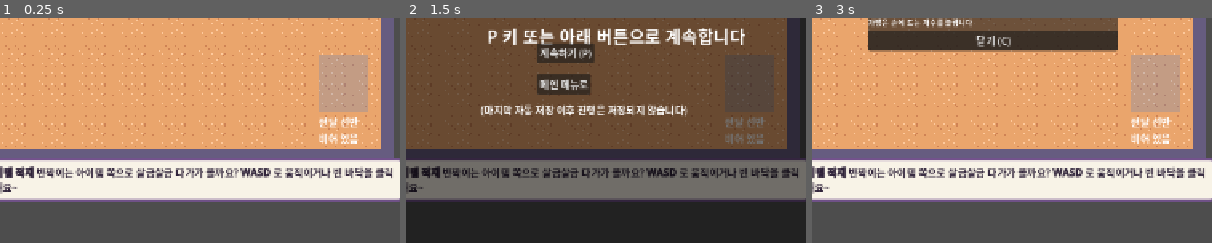
Above: before the commit, frames 1-3 (left to right).
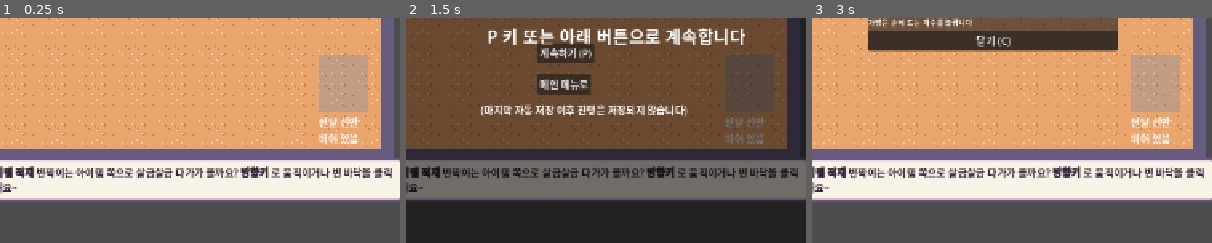
Above: after the commit, the same moments.

Repository: JaeyoungMyo/TheBetweenkeeper
Game: Godot game, scene res://scenes/storage/tutorial_storage.tscn
Same seed, same stepped clock (60 frames per second), same inputs: the game is played once before the commit and once after it. This scene is started directly instead of the project's main scene.
Inputs:
- Up to frame 1 (0.25 s): no input
- Up to frame 2 (1.5 s): click "일시정지 (P)" at 0.5 s; click "계속하기 (P)" at 1.25 s
- Up to frame 3 (3 s): click "계속하기 (P)" at 2 s; click "구매 (C)" at 2.75 s
The pictures show only the part of the screen within x 27-77%, y 50-100%; the shares and areas given below are measured in that part.

The runs differ from the first frame. In frame 1, 1.1% of the frame differs, in the area x 60-98%, y 65-72%; in frame 2, 0.8%; in frame 3, 1.1%.

Commit message:
WASD 이동키 삭제 (방향키만 이동)
Co-Authored-By: Claude Haiku 5.5 <noreply@anthropic.com>

Diff:
--- a/scripts/storage/player_controller.gd
+++ b/scripts/storage/player_controller.gd
@@ -83,13 +83,13 @@
 	return global_position + FEET_OFFSET
 
 
-## WASD 와 방향키, 상호작용 키 (E) 를 실행 시 등록 (project.godot 입력 맵 대신)
+## 방향키 (이동), 상호작용 키 (E) 를 실행 시 등록 (project.godot 입력 맵 대신)
 static func _ensure_actions() -> void:
 	var binds := {
-		"move_left": [KEY_A, KEY_LEFT],
-		"move_right": [KEY_D, KEY_RIGHT],
-		"move_up": [KEY_W, KEY_UP],
-		"move_down": [KEY_S, KEY_DOWN],
+		"move_left": [KEY_LEFT],
+		"move_right": [KEY_RIGHT],
+		"move_up": [KEY_UP],
+		"move_down": [KEY_DOWN],
 		"interact": [KEY_X],
 		"open_shelf": [KEY_E],
 		"shelf_up": [KEY_UP],
--- a/scripts/storage/tutorial_storage.gd
+++ b/scripts/storage/tutorial_storage.gd
@@ -131,7 +131,7 @@
 func _build_steps() -> Array:
 	var s := []
 	# 1. 아이템 적재
-	s.append({"text": "[b]1. 아이템 적재[/b] 반짝이는 아이템 쪽으로 살금살금 다가가 볼까요? [b]WASD[/b] 로 움직이거나 빈 바닥을 클릭하면 돼요~", "check": func() -> bool: return _near_any_item()})
+	s.append({"text": "[b]1. 아이템 적재[/b] 반짝이는 아이템 쪽으로 살금살금 다가가 볼까요? [b]방향키[/b] 로 움직이거나 빈 바닥을 클릭하면 돼요~", "check": func() -> bool: return _near_any_item()})
 	s.append({"text": "[b]1. 아이템 적재[/b] 좋아요! [b]X[/b] 키를 눌러서 아이템을 주워 볼까요?", "check": func() -> bool: return not ItemManager.carried_ids.is_empty()})
 	s.append({"text": "[b]1. 아이템 적재[/b] 잘했어요! 이제 저기 선반 [b]앞[/b] 으로 가 볼까요?", "check": func() -> bool: return _near_shelf0()})
 	s.append({"text": "[b]1. 아이템 적재[/b] 선반 앞에 도착했어요~ [b]E[/b] 키를 누르면 선반이 열려요!", "check": func() -> bool: return _ui != null and room_panel_visible()})
@@ -164,7 +164,7 @@
 	s.append({"info": true, "text": "[b]실패와 게임오버[/b] 긴급 요청을 시간 안에 못 채우면 실패가 1 쌓여요. [b]실패 3번[/b] 이면 게임오버예요ㅠ 던전이나 마을 방문이 끝날 때마다 자동 저장되니까, 메인 메뉴의 [b]이어하기[/b] 로 이어서 할 수 있어요."})
 	s.append({"info": true, "text": "[b]마을 방문과 무게[/b] 마을에서는 용사가 판매 후 남은 골드로 아이템을 사 와서 바닥에 떨어뜨려요. 골드가 모자라면 그 품목은 건너뛰어요. 선반 칸 하나는 무게 [b]12[/b] 까지만 들어가니까, 넘치면 다른 칸을 써 주세요!"})
 	s.append({"info": true, "text": "[b]가방, 일시정지, 설정[/b] 손에 드는 개수는 구매([b]C[/b])의 [b]가방 확장[/b] 으로 늘릴 수 있어요. [b]P[/b] 는 일시정지, [b]F2[/b] 는 설정(전체 화면)이에요~"})
-	s.append({"info": true, "text": "[b]조작 요약[/b] 이동 WASD · 줍기 X · 선반 열기 E (열면 이동이 잠겨요) · 칸 고르기 ↑↓ · 칸 안 아이템 고르기 ←→ · 꺼내기 X · 넣기 1~3 · 내려놓기 Z · 칸 추가 + · 구매 C · 일시정지 P · 설정 F2. 헷갈리면 언제든 다시 봐 주세요!"})
+	s.append({"info": true, "text": "[b]조작 요약[/b] 이동 방향키 · 줍기 X · 선반 열기 E (열면 이동이 잠겨요) · 칸 고르기 ↑↓ · 칸 안 아이템 고르기 ←→ · 꺼내기 X · 넣기 1~3 · 내려놓기 Z · 칸 추가 + · 구매 C · 일시정지 P · 설정 F2. 헷갈리면 언제든 다시 봐 주세요!"})
 	s.append({"info": true, "text": "[b]튜토리얼 완료![/b] 정말 잘했어요! 이제 메인 메뉴에서 [b]새 게임[/b] 을 눌러 시작해 봐요. 시작 버튼을 누르면 메인 메뉴로 돌아가요~"})
 	return s
 
Not shown, changed: TEST.md
Not shown, changed: 아공간_관리인_최종_게임_기획서_Godot_개발명세서_v1.0.md
